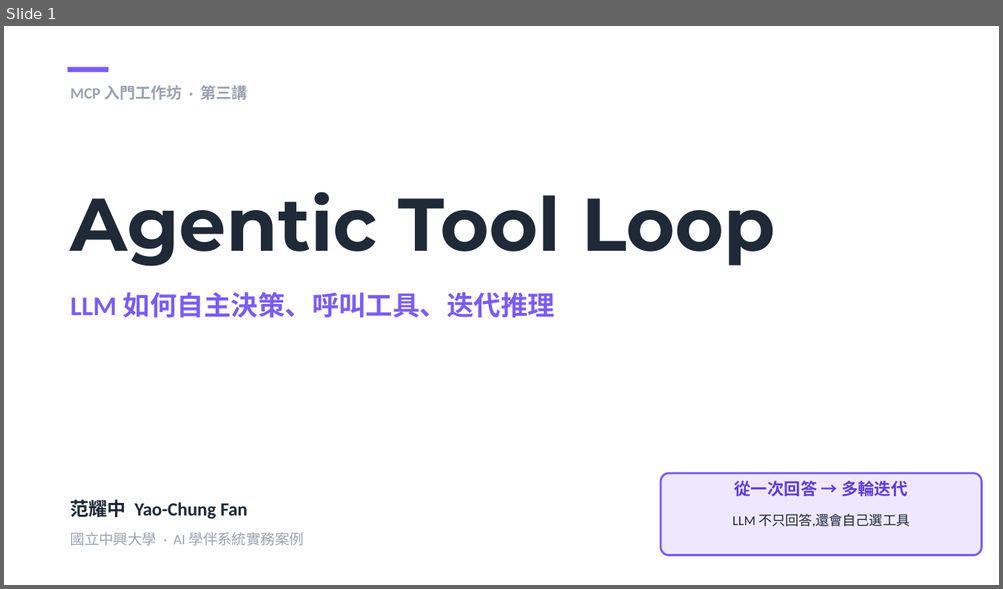
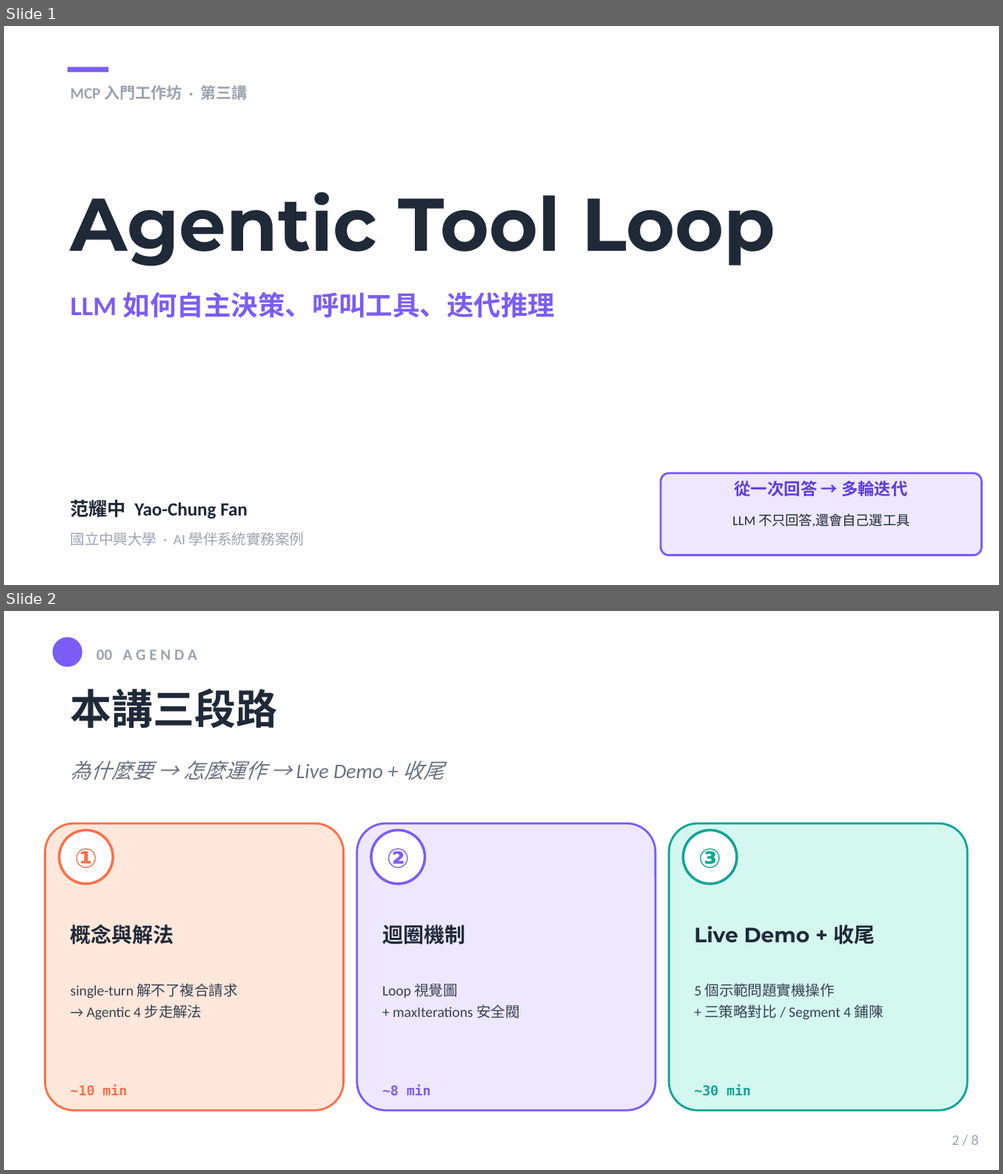
Before and after one commit to mjib007/nchu-mcp-workshop-2026, a slide deck: 03-agentic-tool-loop.pptx. Shown one above the other, each under a label of ours: slide 1 before the commit, slides 1 and 2 after it. The pictures are 1003x589 and 1003x1174 pixels, drawn with LibreOffice and Linux fonts; fonts in the diff are those of the drawing. Boxes give left, top, right and bottom in pixels: in the first picture for what was removed or moved away, otherwise in the second. Text is boxed around its words. In the diff, an @@ line names an element or a change of style, - is before the commit and + after.

```diff
--- a/03-agentic-tool-loop.pptx
+++ b/03-agentic-tool-loop.pptx
@@ slide 2 added at (4,611,999,1170), background #FFFFFF @@
@@ rectangle added at (4,611,999,1170), fill #FFFFFF @@
@@ ellipse added at (53,637,82,667), fill #7B5CF5 @@
@@ text added at (96,649,197,660), 11.2 pt, text #9CA3AF, bold @@
+00 A G E N D A
@@ text added at (71,689,278,728), 30 pt, text #1F2937, bold @@
+本講三段路
@@ text added at (71,760,444,780), 15 pt, text #6B7280, italic @@
+為什麼要 → 怎麼運作 → Live Demo + 收尾
@@ rounded rectangle added at (45,824,343,1111), fill #FFE7DB, outline #FB7048 1.5 pt @@
@@ ellipse added at (60,831,114,885), fill #FFFFFF, outline #FB7048 1.87 pt @@
@@ rounded rectangle added at (357,824,655,1111), fill #EEE8FF, outline #7B5CF5 1.5 pt @@
@@ ellipse added at (371,831,425,885), fill #FFFFFF, outline #7B5CF5 1.87 pt @@
@@ rounded rectangle added at (669,824,967,1111), fill #D4F7F0, outline #0EA594 1.5 pt @@
@@ ellipse added at (683,831,737,885), fill #FFFFFF, outline #0EA594 1.87 pt @@
@@ text added at (74,849,97,869), 19.5 pt, text #FB7048, bold @@
+①
@@ text added at (387,849,410,869), 19.5 pt, text #7B5CF5, bold @@
+②
@@ text added at (698,849,721,869), 19.5 pt, text #0EA594, bold @@
+③
@@ text added at (71,925,174,945), 15 pt, text #1F2937, bold @@
+概念與解法
@@ text added at (382,925,465,945), 15 pt, text #1F2937, bold @@
+迴圈機制
@@ text added at (694,925,875,945), 15 pt, text #1F2937, bold @@
+Live Demo + 收尾
@@ text added at (71,983,238,1020), 10.5 pt, text #374151 @@
+single-turn 解不了複合請求
+→ Agentic 4 步走解法
@@ text added at (382,983,519,1019), 10.5 pt, text #374151 @@
+Loop 視覺圖
++ maxIterations 安全閥
@@ text added at (694,983,883,1020), 10.5 pt, text #374151 @@
+5 個示範問題實機操作
++ 三策略對比 / Segment 4 鋪陳
@@ text added at (71,1085,127,1096), 9.8 pt, text #FB7048, bold @@
+~10 min
@@ text added at (382,1085,431,1096), 9.8 pt, text #7B5CF5, bold @@
+~8 min
@@ text added at (694,1085,751,1096), 9.8 pt, text #0EA594, bold @@
+~30 min
@@ text added at (951,1136,979,1145), 10.5 pt, text #9CA3AF @@
+2 / 8
```
Also in this commit, not shown: 5 slides changed, 1 other slide added, 12 slides removed, 1 other file.
